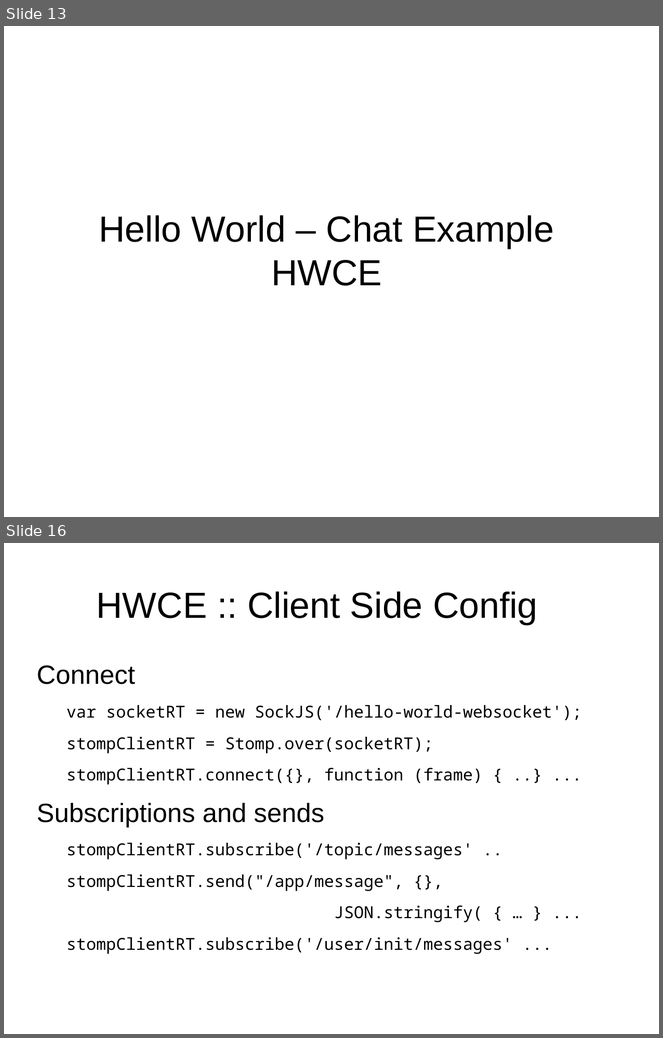
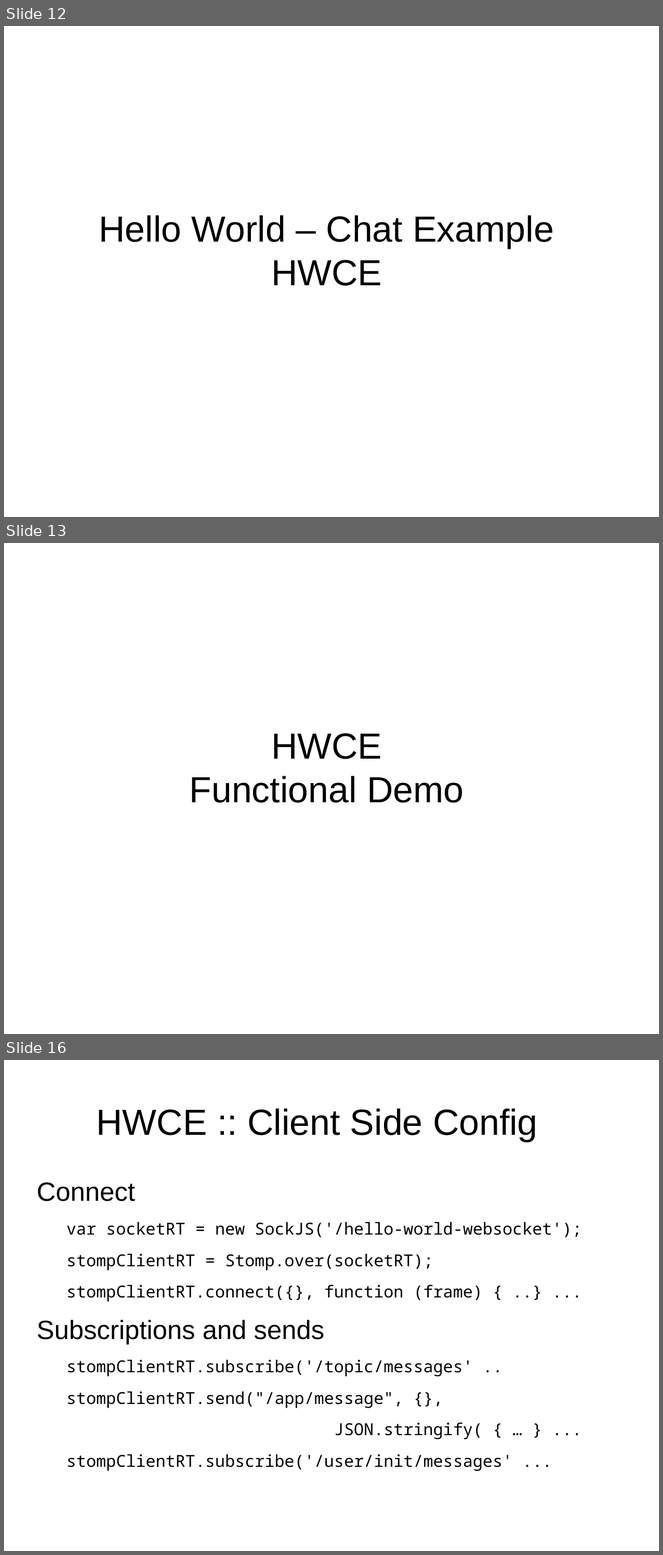
Before and after one commit to Tinvention/Training-websocket-with-spring, a slide deck: websocket-with-spring.odp. Shown one above the other, each under a label of ours: slides 13 and 16 before the commit, slides 12, 13 and 16 after it; the slides between them are not shown. The pictures are 663x1038 and 663x1555 pixels, drawn with LibreOffice and Linux fonts; fonts in the diff are those of the drawing; background and template pictures are left out. Boxes give left, top, right and bottom in pixels: in the first picture for what was removed or moved away, otherwise in the second. Text is boxed around its words. In the diff, an @@ line names an element or a change of style, - is before the commit and + after.

```diff
--- a/websocket-with-spring.odp
+++ b/websocket-with-spring.odp
@@ slide 13 added at [4, 543, 659, 1034], background #FFFFFF @@
@@ title added at [190, 733, 464, 803], 44 pt, text #000000 @@
+HWCE
+Functional Demo
@@ what was slide 13 is now slide 12 @@
```
Also in this commit, not shown: 6 slides changed, 1 slide removed, 4 other files.
